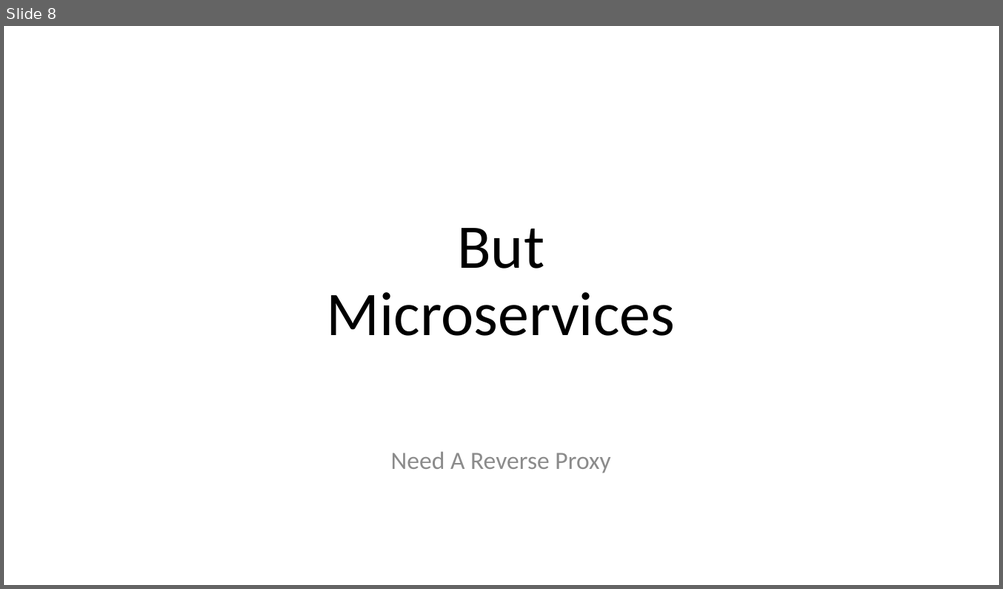
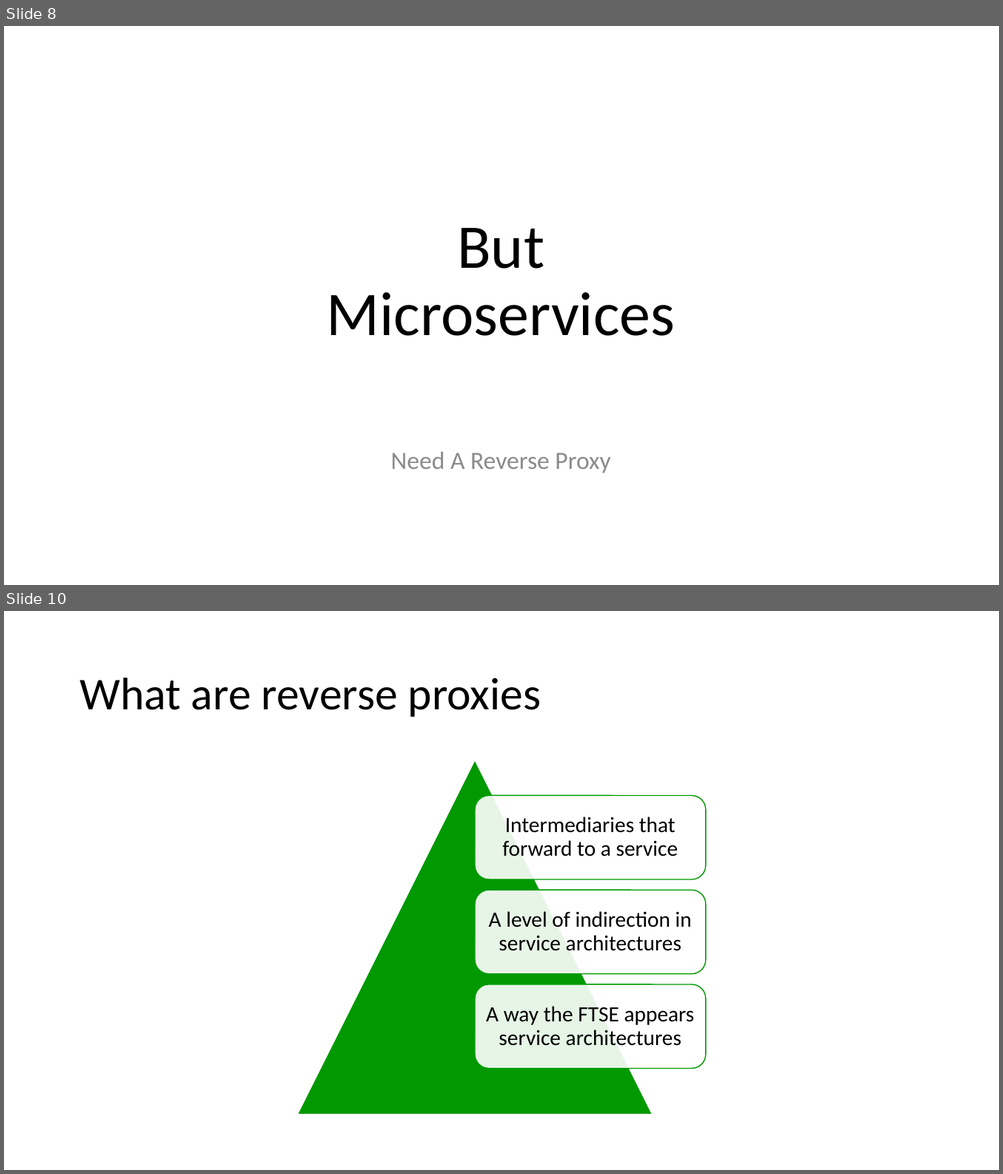
Before and after one commit to abhishekmansukhani/TriDis-NginxOverview, a slide deck: presentation/presentation.pptx. Shown one above the other, each under a label of ours: slide 8 before the commit, slides 8 and 10 after it; the slides between them are not shown. The pictures are 1003x589 and 1003x1174 pixels, drawn with LibreOffice and Linux fonts; fonts in the diff are those of the drawing. Boxes give left, top, right and bottom in pixels: in the first picture for what was removed or moved away, otherwise in the second. Text is boxed around its words. In the diff, an @@ line names an element or a change of style, - is before the commit and + after.

```diff
--- a/presentation/presentation.pptx
+++ b/presentation/presentation.pptx
@@ slide 10 added at (4,611,999,1170), background #FFFFFF @@
@@ title added at (79,678,541,717), 44 pt, text #000000 @@
+What are reverse proxies
@@ group added at (297,760,706,1116): 3 rounded rectangles, 3 texts, 1 triangle @@
+Intermediaries that forward to a service
+A level of indirection in service architectures
+A way the FTSE appears service architectures
```
Also in this commit, not shown: 4 slides changed, 4 other slides added, 12 other files.
